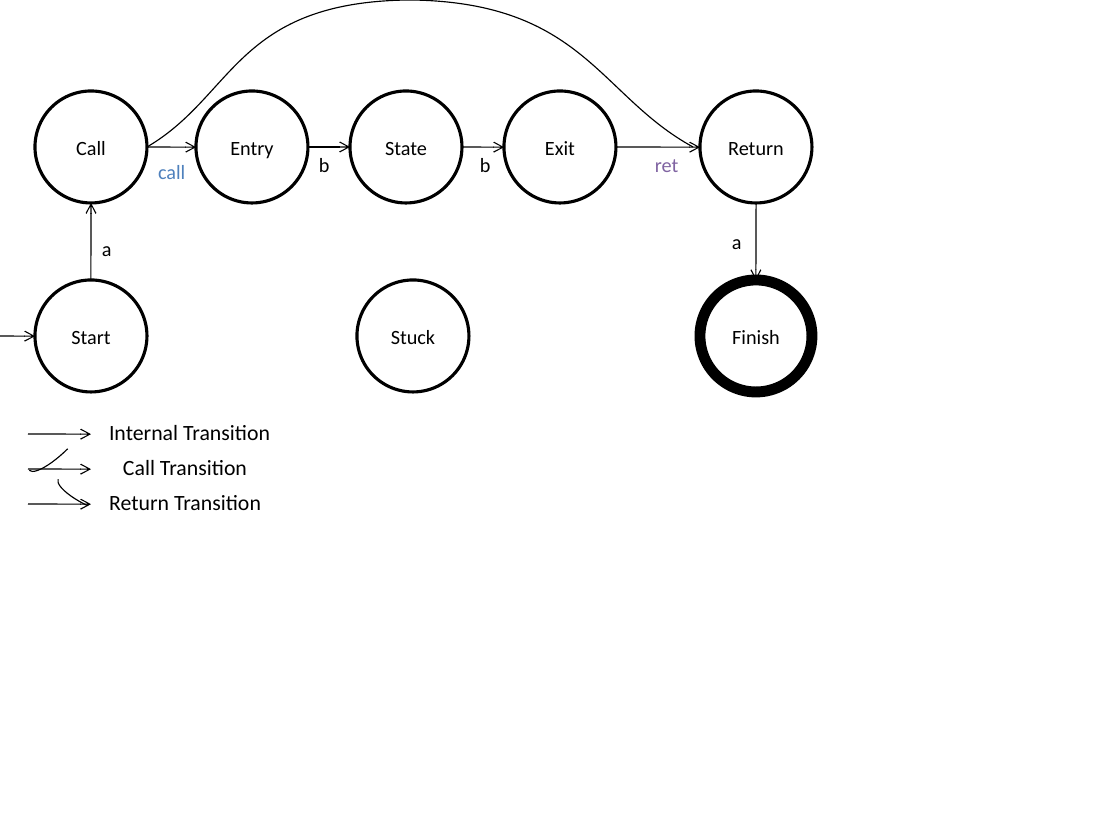
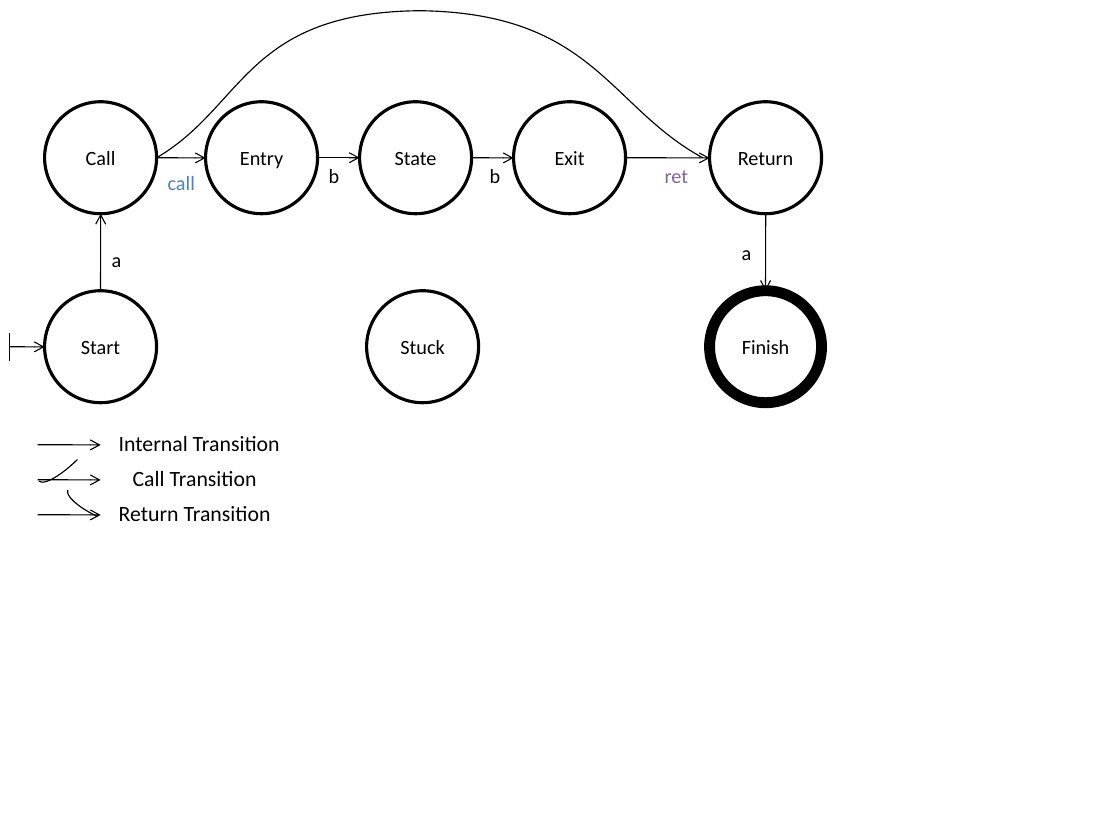
Before and after one commit to WaliDev/WALi-OpenNWA, a slide deck: slide 1 of Doc/NWA_tex/Examples.pptx. Drawn at 1120x840 pixels with LibreOffice and Linux fonts; fonts in the diff are those of the drawing. Boxes give left, top, right and bottom in pixels: in the first picture for what was removed or moved away, otherwise in the second. Text is boxed around its words. In the diff, an @@ line names an element or a change of style, - is before the commit and + after.

```diff
--- a/Doc/NWA_tex/Examples.pptx
+++ b/Doc/NWA_tex/Examples.pptx
@@ line added from (10, 333) to (10, 361), #000000 0.75 pt @@
@@ 10 arrows, 9 texts, 8 ellipses, 2 arc (boxed as its full ellipse)s, 1 freeform shape: place and size @@
-10 arrows, 9 texts, 8 ellipses, 2 arc (boxed as its full ellipse)s, 1 freeform shape at [0, 0, 812, 522]
+10 arrows, 9 texts, 8 ellipses, 2 arc (boxed as its full ellipse)s, 1 freeform shape at [10, 11, 822, 533]
```
Also in this commit, not shown: 20 other slides changed, 43 other files.
